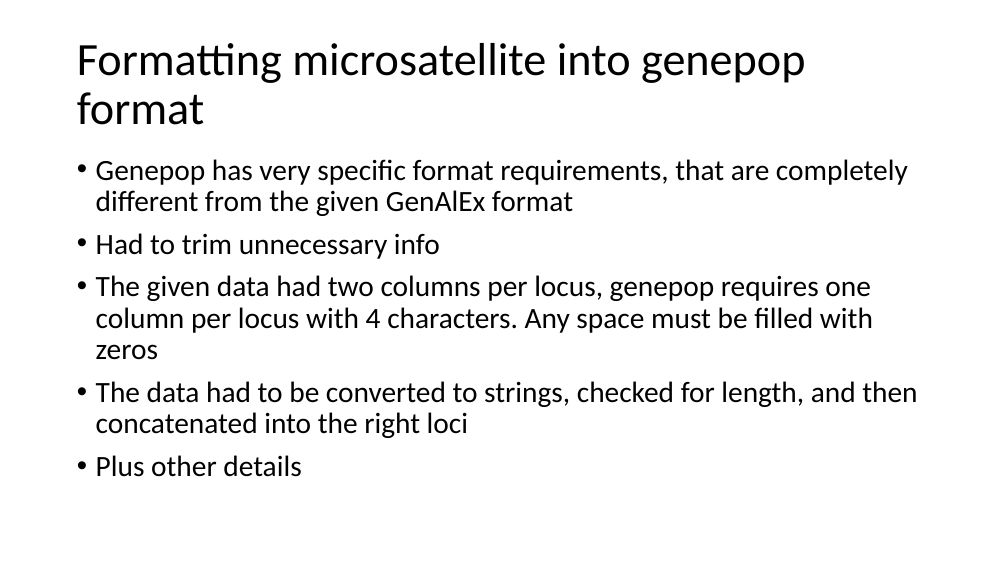
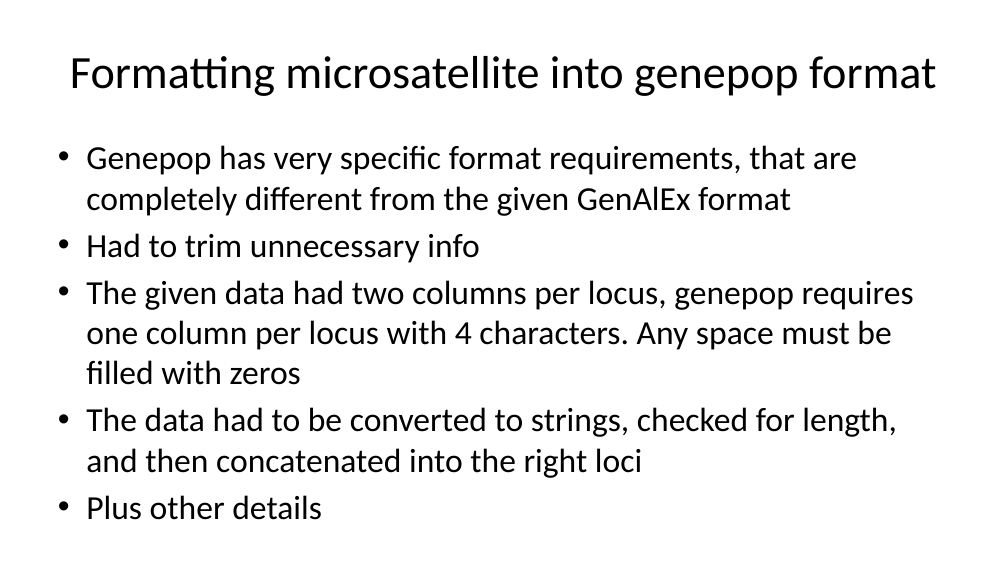
Before and after one commit to ashleyp1/BCB546X_Final_Project, a slide deck: slide 7 of PowerPoint Presentation for Final.pptx. Drawn at 1008x567 pixels with LibreOffice and Linux fonts; fonts in the diff are those of the drawing. Boxes give left, top, right and bottom in pixels: in the first picture for what was removed or moved away, otherwise in the second. Text is boxed around its words. In the diff, an @@ line names an element or a change of style, - is before the commit and + after.

```diff
--- a/PowerPoint Presentation for Final.pptx
+++ b/PowerPoint Presentation for Final.pptx
@@ title "Formatting microsatellite into genepop format": place and size @@
-title "Formatting microsatellite into genepop format" at bbox=[77, 43, 805, 125]
+title "Formatting microsatellite into genepop format" at bbox=[70, 56, 937, 96]
@@ title "Formatting microsatellite into genepop format" at bbox=[70, 56, 937, 96]: alignment left to centre; line spacing 0.9 to 1 @@
@@ text "Genepop has very specific format ...": place and size @@
-text "Genepop has very specific format ..." at bbox=[96, 159, 917, 477]
+text "Genepop has very specific format ..." at bbox=[86, 145, 914, 520]
@@ text "Genepop has very specific format ..." at bbox=[86, 145, 914, 520]: size 28 to 32 pt; indent changed; line spacing 0.9 to 1; less space between paragraphs @@
```
Also in this commit, not shown: 13 other slides changed, 5 slides added, 2 other files.
